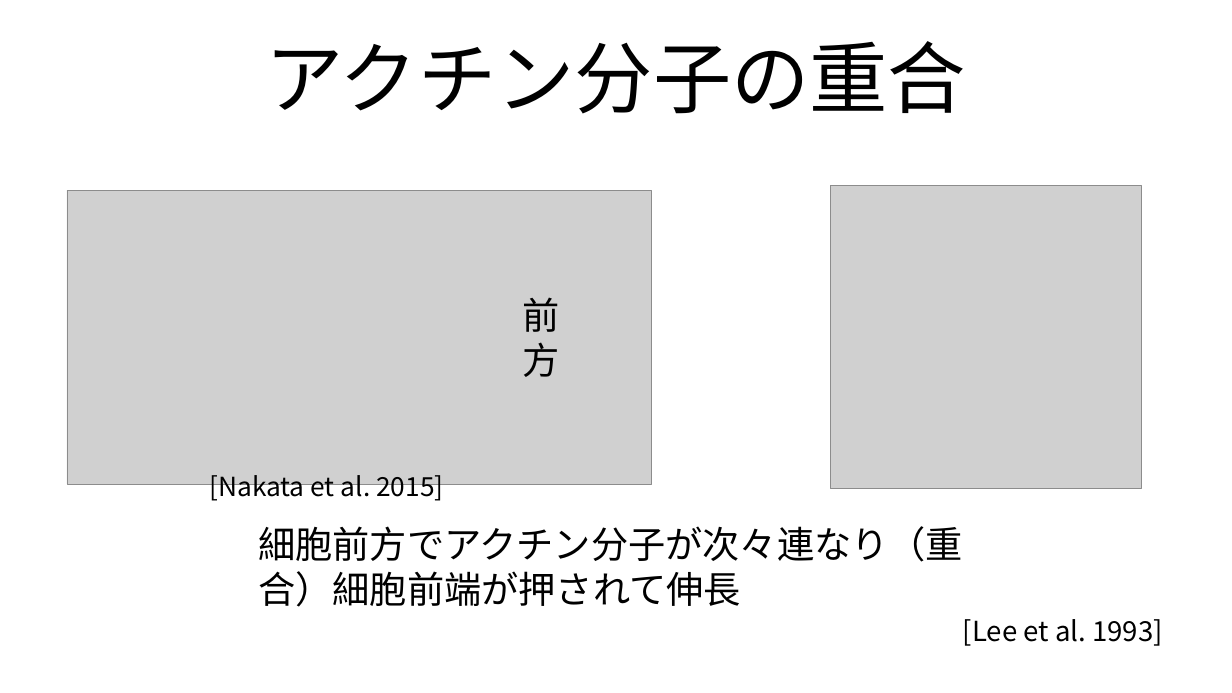
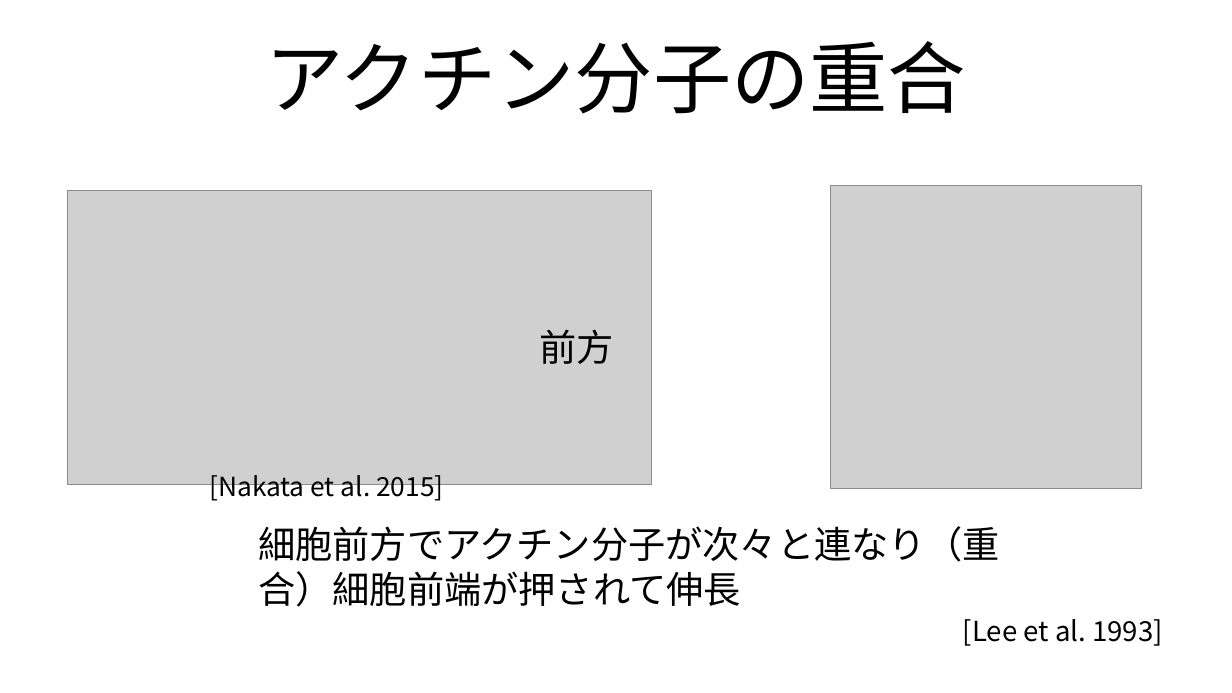
Before and after one commit to tokumaga81/ackera, a slide deck: slide 5 of tokunaga_mp.pptx. Drawn at 1232x693 pixels with LibreOffice and Linux fonts; fonts in the diff are those of the drawing; grey boxes stand for pictures. Boxes give left, top, right and bottom in pixels: in the first picture for what was removed or moved away, otherwise in the second. Text is boxed around its words. In the diff, an @@ line names an element or a change of style, - is before the commit and + after.

```diff
--- a/tokunaga_mp.pptx
+++ b/tokunaga_mp.pptx
@@ text "前方" rewrapped from bbox=[522, 297, 559, 377] to bbox=[540, 329, 614, 364] @@
@@ text at bbox=[258, 526, 1000, 607]: text changed @@
-細胞前方でアクチン分子が次々連なり（重合）細胞前端が押されて伸長
+細胞前方でアクチン分子が次々と連なり（重合）細胞前端が押されて伸長
```
Also in this commit, not shown: 18 other slides changed, 2 other files.
